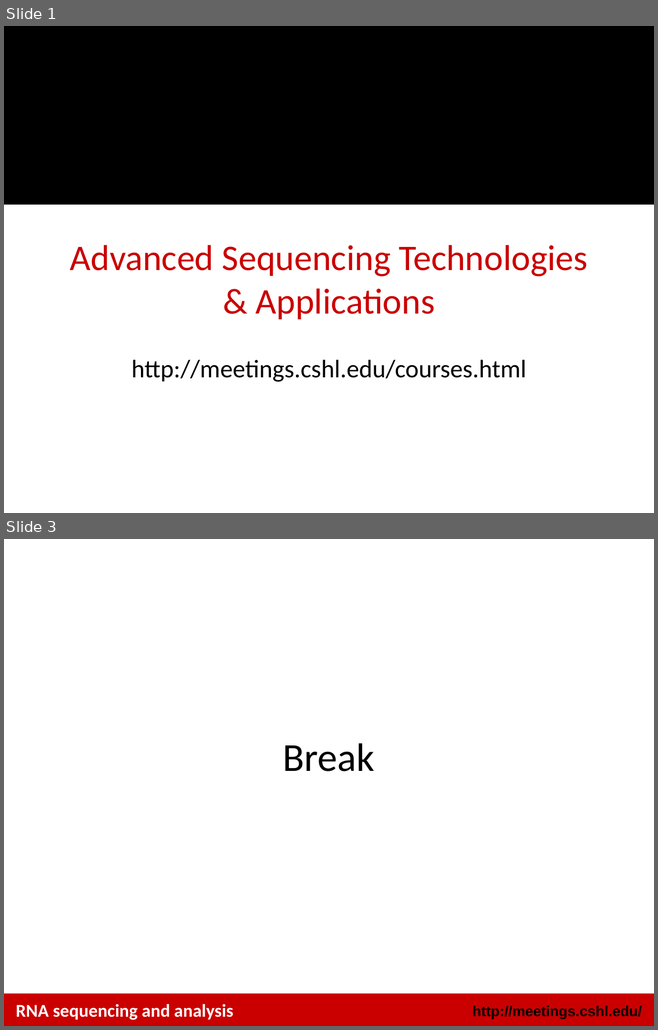
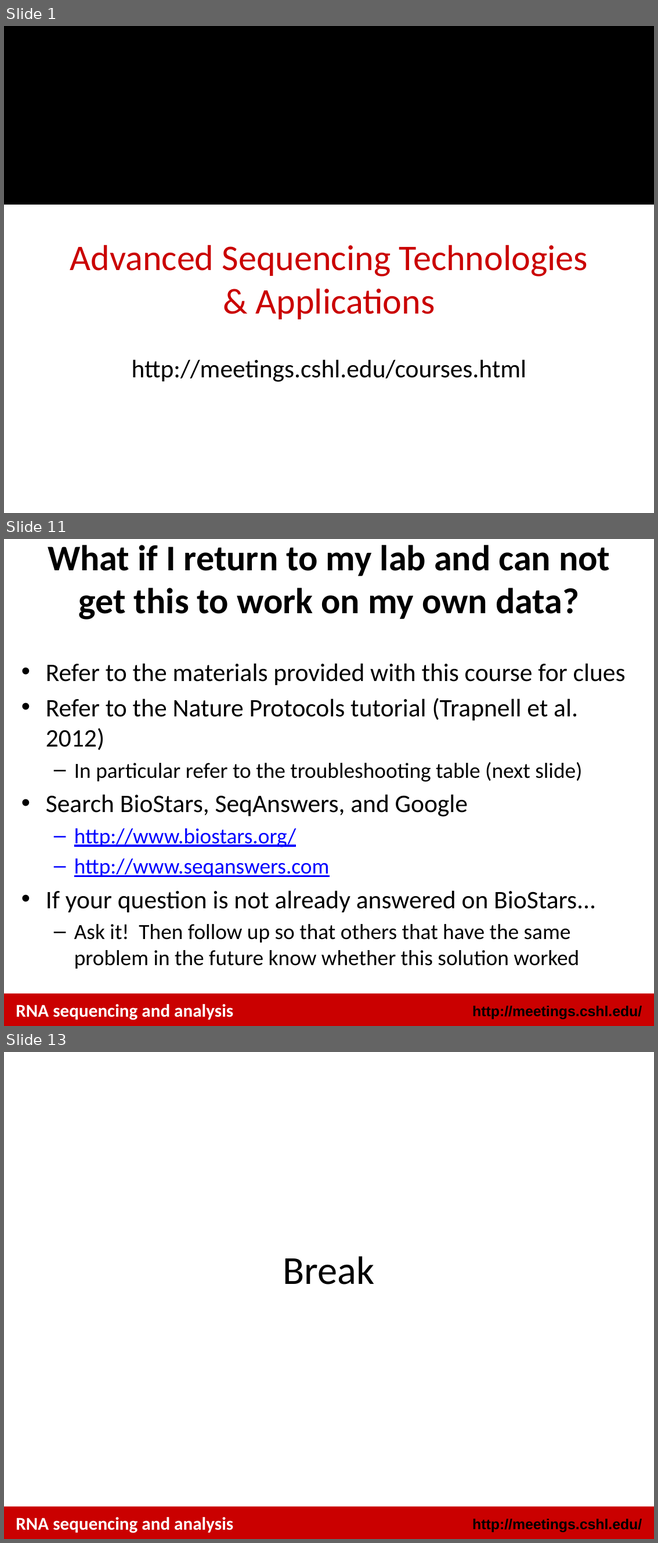
Before and after one commit to griffithlab/rnaseq_tutorial_wiki, a slide deck: LectureFiles/cshl/2016/RNASeq_Module4_Tutorial.pptx. Shown one above the other, each under a label of ours: slides 1 and 3 before the commit, slides 1, 11 and 13 after it; the slides between them are not shown. The pictures are 658x1030 and 658x1543 pixels, drawn with LibreOffice and Linux fonts; fonts in the diff are those of the drawing; background and template pictures are left out. Boxes give left, top, right and bottom in pixels: in the first picture for what was removed or moved away, otherwise in the second. Text is boxed around its words. In the diff, an @@ line names an element or a change of style, - is before the commit and + after.

```diff
--- a/LectureFiles/cshl/2016/RNASeq_Module4_Tutorial.pptx
+++ b/LectureFiles/cshl/2016/RNASeq_Module4_Tutorial.pptx
@@ slide 11 added at (4, 539, 654, 1026), background #FFFFFF; not listed: 2 template elements that a slide beside it also shows @@
@@ title added at (48, 545, 610, 620), 40 pt, text #000000, bold @@
+What if I return to my lab and can not get this to work on my own data?
@@ text added at (46, 663, 625, 969), 24 pt, text #000000 @@
+• Refer to the materials provided with this course for clues
+• Refer to the Nature Protocols tutorial (Trapnell et al. 2012)
+  – In particular refer to the troubleshooting table (next slide)
+• Search BioStars, SeqAnswers, and Google
+  – http://www.biostars.org/
+  – http://www.seqanswers.com
+• If your question is not already answered on BioStars...
+  – Ask it! Then follow up so that others that have the same problem in the future know whether this solution worked
@@ text added at (16, 1004, 233, 1020), 20 pt, text #FFFFFF, bold @@
+RNA sequencing and analysis
@@ what was slide 3 is now slide 13 @@
```
Also in this commit, not shown: 1 slide changed, 9 other slides added, 5 other files.
